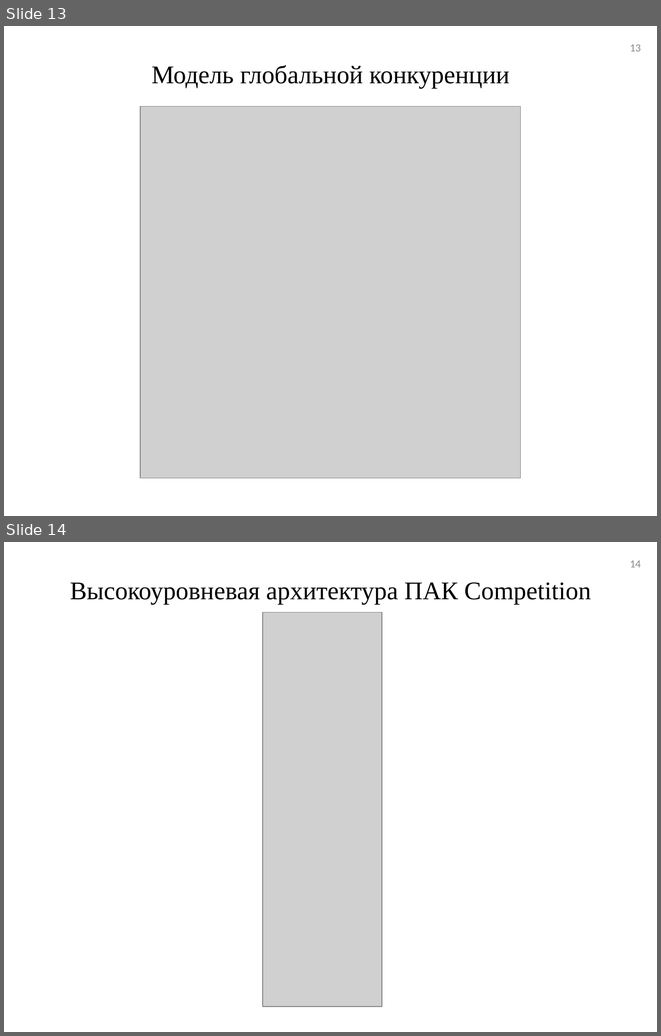
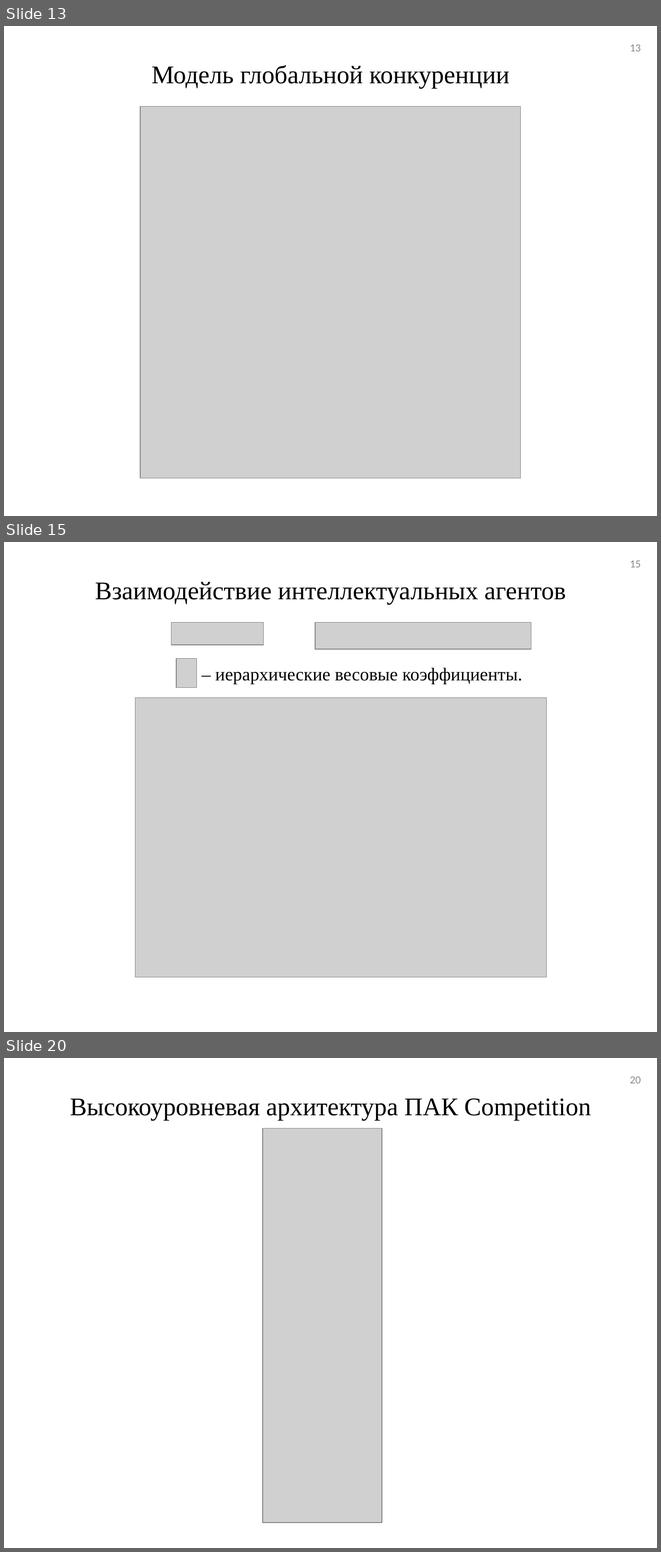
Before and after one commit to tehdoorsareopen/science, a slide deck: Предзащита/Презентация/Презентация_v01.ppt. Shown one above the other, each under a label of ours: slides 13 and 14 before the commit, slides 13, 15 and 20 after it; the slides between them are not shown. The pictures are 661x1036 and 661x1552 pixels, drawn with LibreOffice and Linux fonts; fonts in the diff are those of the drawing; grey boxes stand for pictures. Boxes give left, top, right and bottom in pixels: in the first picture for what was removed or moved away, otherwise in the second. Text is boxed around its words. In the diff, an @@ line names an element or a change of style, - is before the commit and + after.

```diff
--- a/Предзащита/Презентация/Презентация_v01.ppt
+++ b/Предзащита/Презентация/Презентация_v01.ppt
@@ slide 15 added at (x1=4, y1=542, x2=657, y2=1032), background #FFFFFF @@
@@ page number added at (x1=630, y1=561, x2=641, y2=567), 12 pt, text #898989 @@
+15
@@ title added at (x1=95, y1=582, x2=566, y2=605), 28 pt, text #000000 @@
+Взаимодействие интеллектуальных агентов
@@ picture added at (x1=171, y1=623, x2=264, y2=645) @@
@@ picture added at (x1=315, y1=623, x2=531, y2=649) @@
@@ picture added at (x1=176, y1=658, x2=197, y2=688) @@
@@ text added at (x1=215, y1=668, x2=522, y2=684), 20 pt, text #000000 @@
+– иерархические весовые коэффициенты.
@@ picture added at (x1=135, y1=697, x2=547, y2=977) @@
@@ what was slide 14 is now slide 20 @@
@@ page number at (x1=630, y1=1077, x2=641, y2=1083): text changed @@
-14
+20
```
Also in this commit, not shown: 6 other slides added, 1 slide removed, 1 other file.
